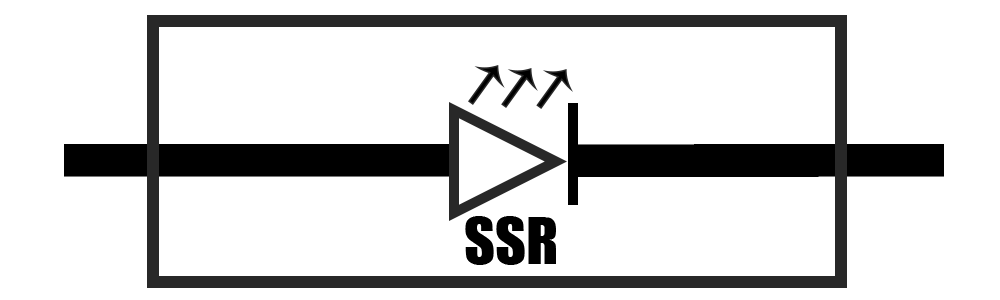
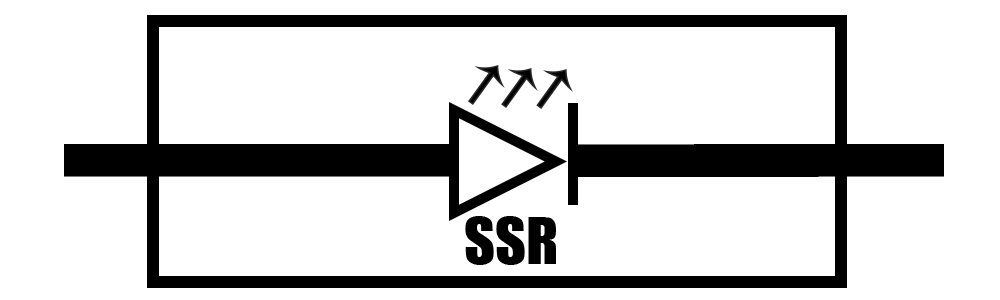
Layer changes from the first 1000 × 300 image to the second:
painted on "Polígono 3" over left=449, top=102, right=567, bottom=221
painted on "Rectángulo 1" over left=147, top=15, right=847, bottom=288
